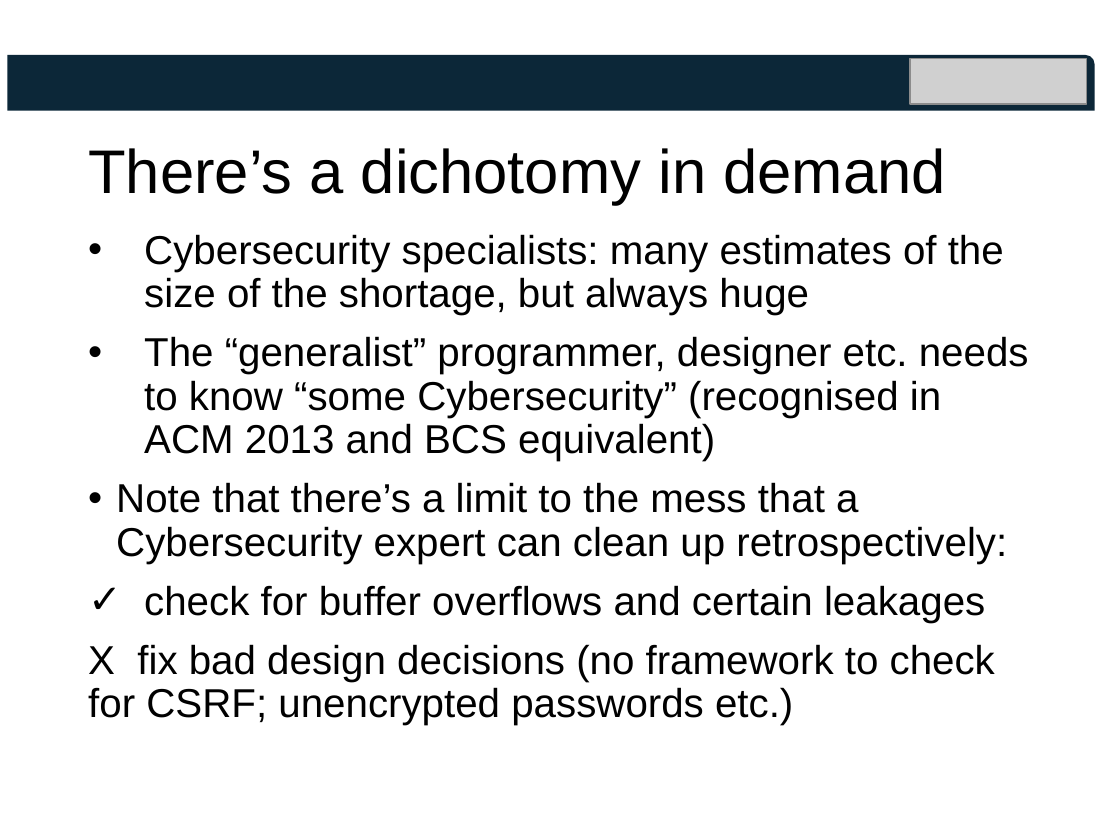
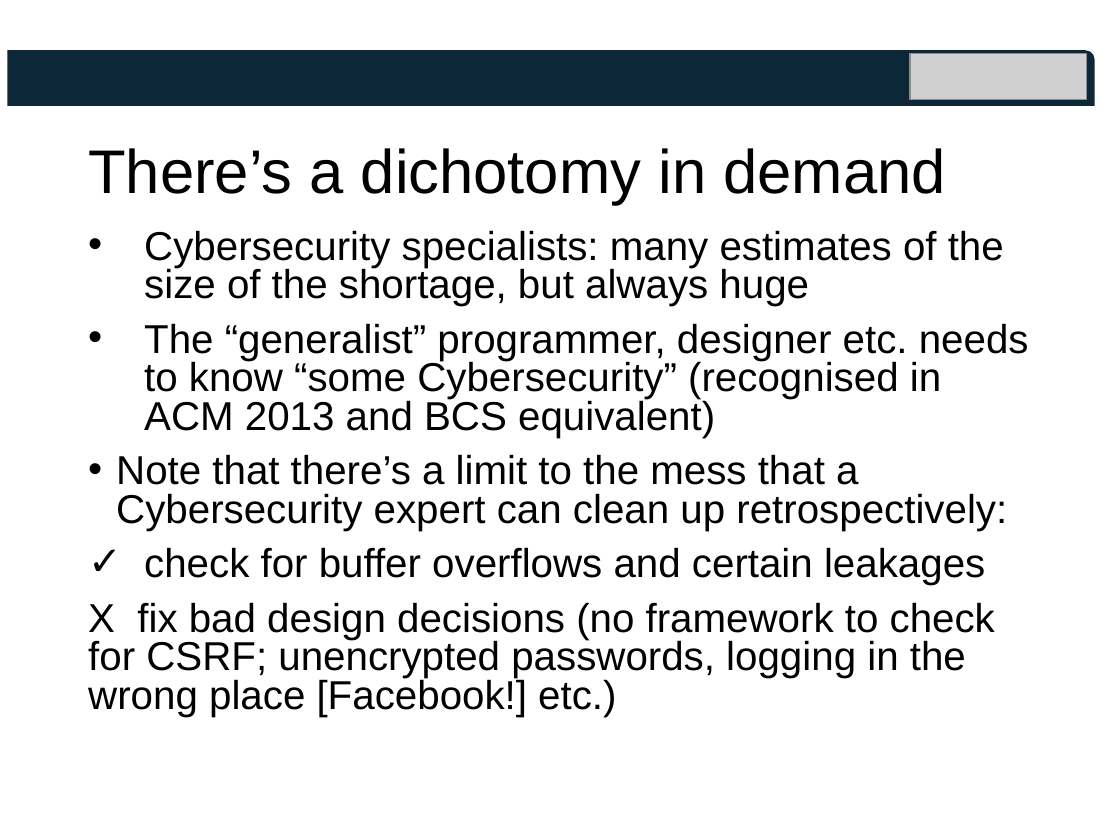
Before and after one commit to tomcrick/FIE2019, a slide deck: slide 3 of TalkatFI2019.pptx. Drawn at 1120x840 pixels with LibreOffice and Linux fonts; fonts in the diff are those of the drawing; grey boxes stand for pictures. Boxes give left, top, right and bottom in pixels: in the first picture for what was removed or moved away, otherwise in the second. Text is boxed around its words. In the diff, an @@ line names an element or a change of style, - is before the commit and + after.

```diff
--- a/TalkatFI2019.pptx
+++ b/TalkatFI2019.pptx
@@ round rect moved from (x1=8, y1=55, x2=1095, y2=111) to (x1=8, y1=50, x2=1095, y2=106) @@
@@ picture moved from (x1=911, y1=58, x2=1086, y2=104) to (x1=911, y1=54, x2=1086, y2=100) @@
@@ text at (x1=116, y1=230, x2=1029, y2=585): line spacing 0.9 to 0.8 @@
@@ text at (x1=88, y1=602, x2=995, y2=717): text changed @@
-X fix bad design decisions (no framework to check for CSRF; unencrypted passwords etc.)
+X fix bad design decisions (no framework to check for CSRF; unencrypted passwords, logging in the wrong place [Facebook!] etc.)
```
Also in this commit, not shown: 4 slides added.
